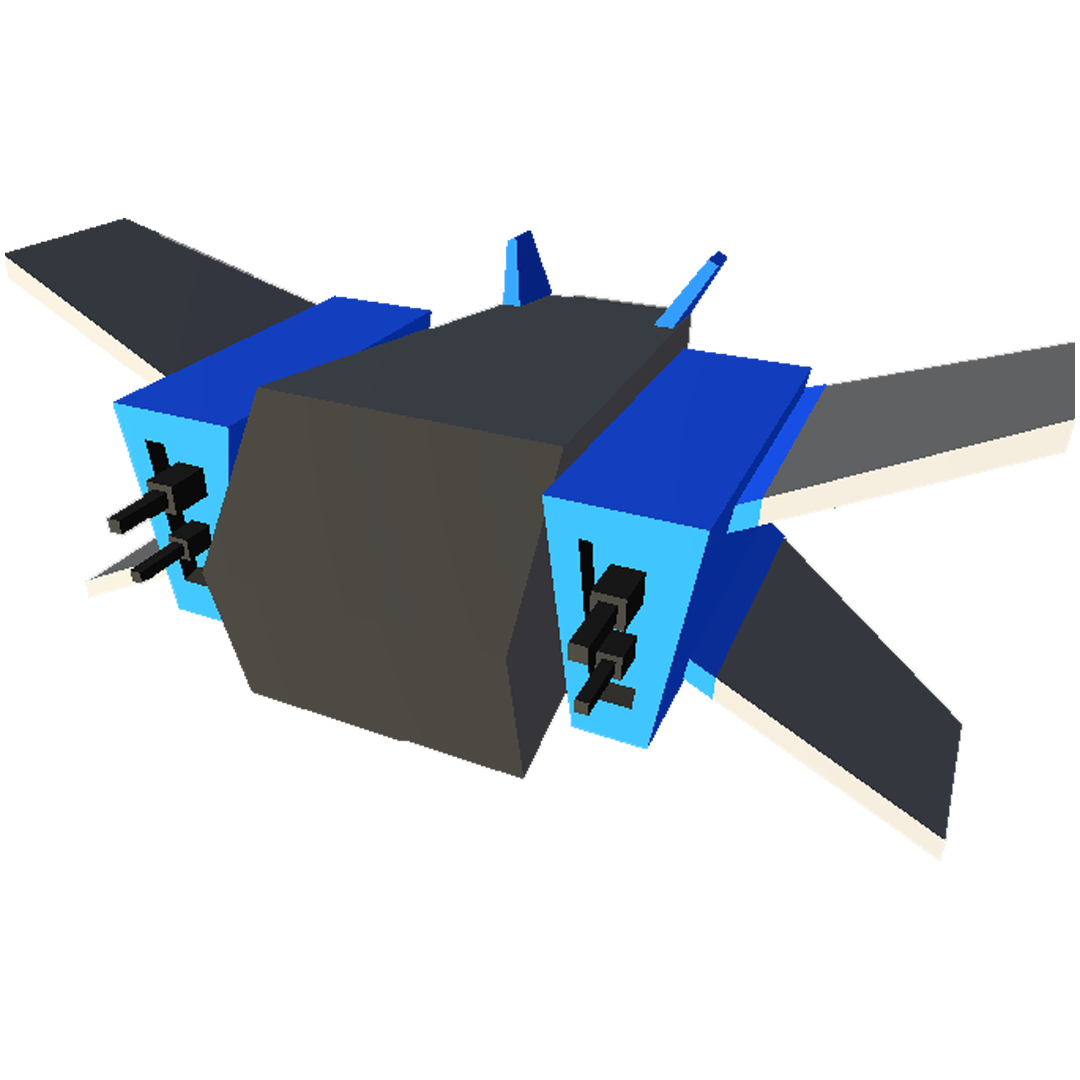
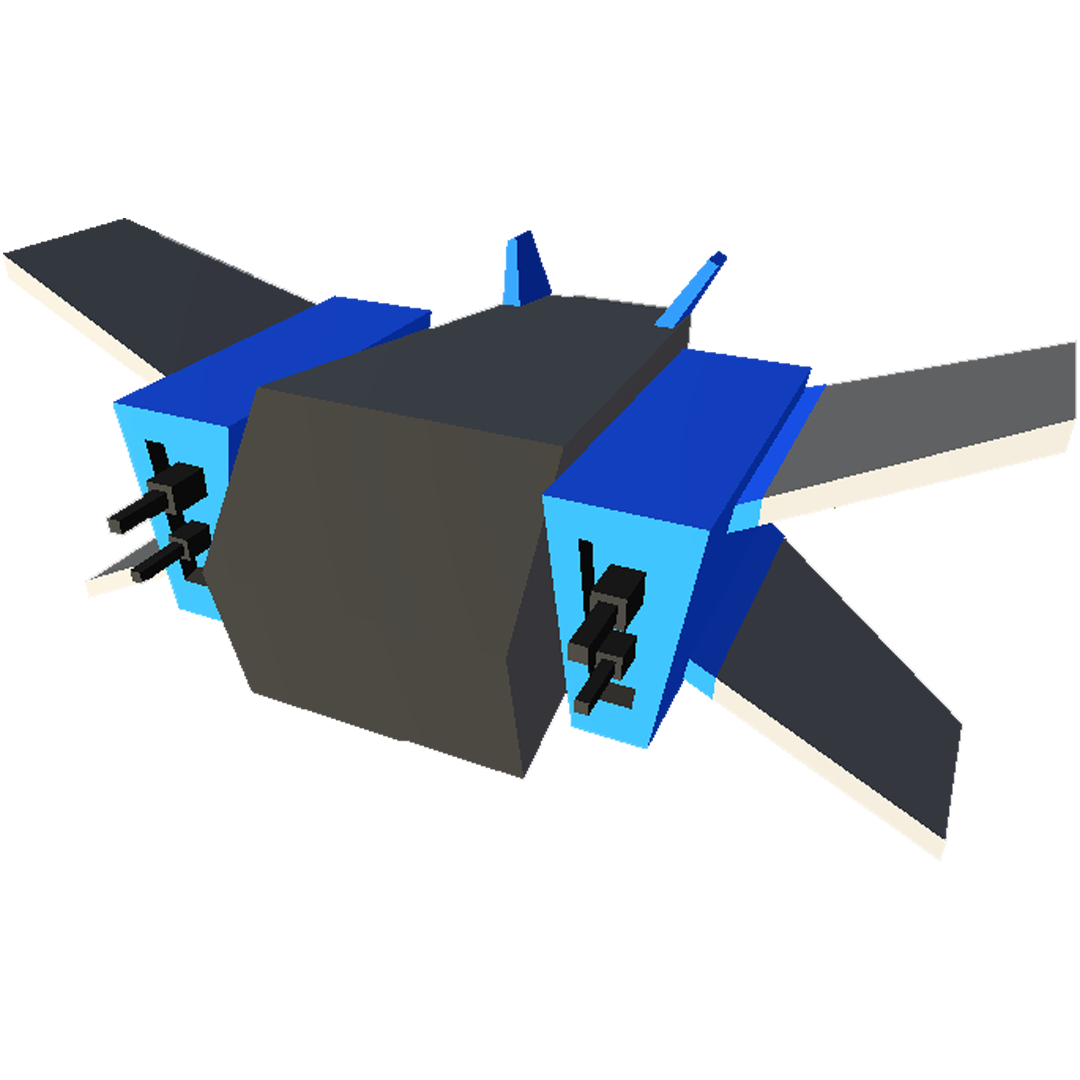
Layered file, before and after one edit (w=1080, h=1080). Changes by layer:
"Rounded Rectangle 2": opacity 100% → 1% over <box>3,252,1077,425</box>
